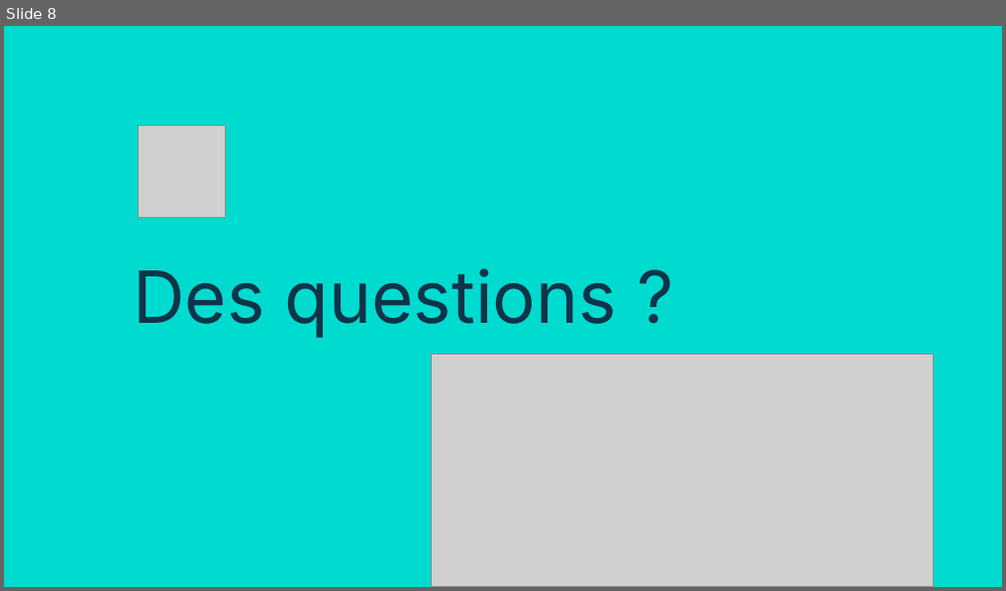
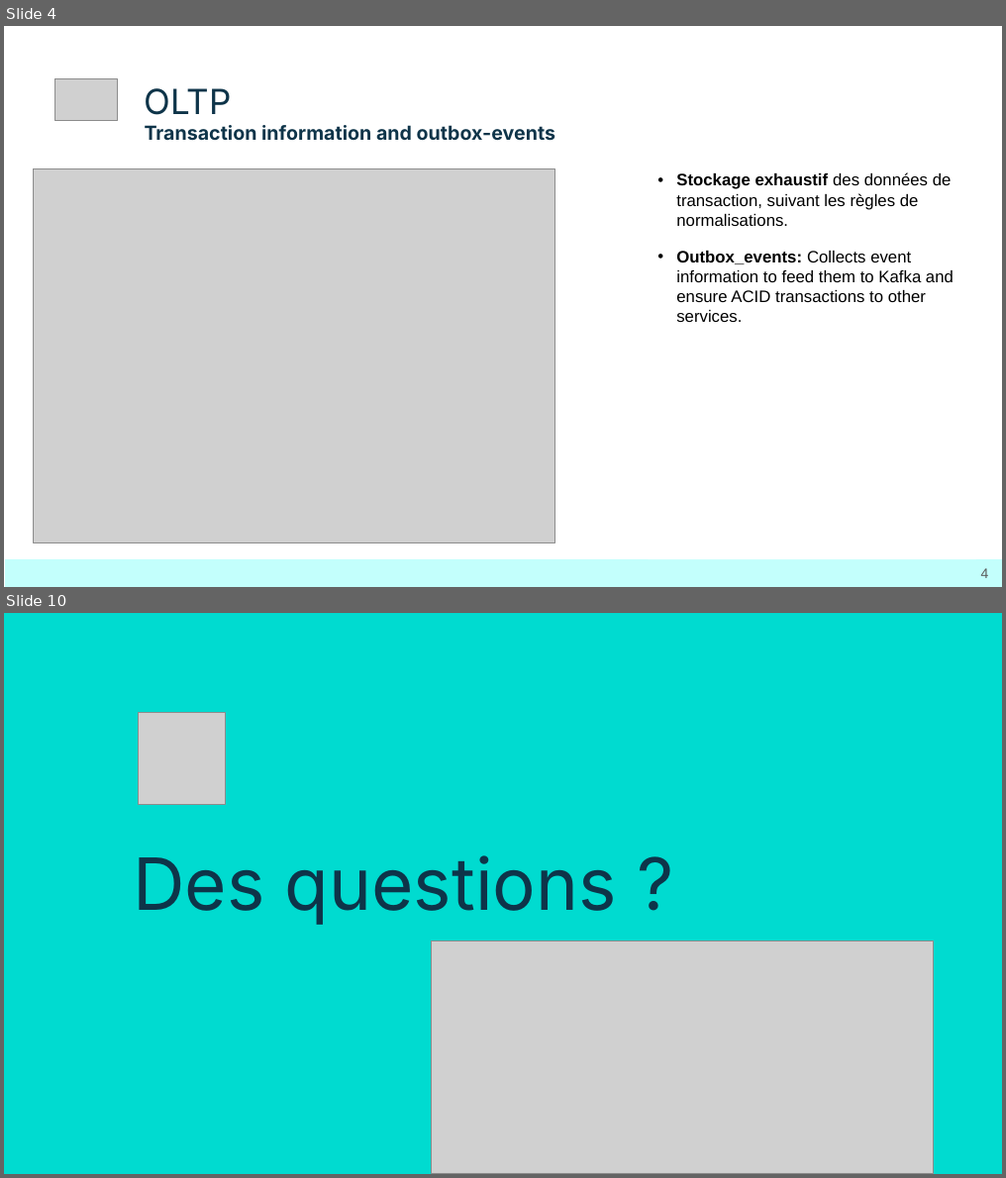
Before and after one commit to Sheikoh/Projet_Stripe, a slide deck: B2_Stripe.pptx. Shown one above the other, each under a label of ours: slide 8 before the commit, slides 4 and 10 after it; the slides between them are not shown. The pictures are 1006x591 and 1006x1178 pixels, drawn with LibreOffice and Linux fonts; fonts in the diff are those of the drawing; grey boxes stand for pictures. Boxes give left, top, right and bottom in pixels: in the first picture for what was removed or moved away, otherwise in the second. Text is boxed around its words. In the diff, an @@ line names an element or a change of style, - is before the commit and + after.

```diff
--- a/B2_Stripe.pptx
+++ b/B2_Stripe.pptx
@@ slide 4 added at (x1=4, y1=26, x2=1002, y2=587), background #FFFFFF @@
@@ picture added at (x1=54, y1=78, x2=118, y2=121) @@
@@ title added at (x1=145, y1=88, x2=232, y2=115), 25 pt, text #0E3449 @@
+OLTP
@@ text added at (x1=145, y1=125, x2=555, y2=141), 14 pt, text #0E3449, bold @@
+Transaction information and outbox-events
@@ picture added at (x1=34, y1=169, x2=555, y2=543) @@
@@ text added at (x1=676, y1=173, x2=953, y2=322), 12 pt, text #000000 @@
+• Stockage exhaustif des données de transaction, suivant les règles de normalisations.
+• Outbox_events: Collects event information to feed them to Kafka and ensure ACID transactions to other services.
@@ rectangle added at (x1=5, y1=560, x2=1002, y2=586), fill #C3FFFC @@
@@ page number added at (x1=981, y1=569, x2=989, y2=578), 10 pt, text #595959 @@
+4
@@ what was slide 8 is now slide 10 @@
```
Also in this commit, not shown: 1 slide changed, 7 other slides added, 6 slides removed, 1 other file.
